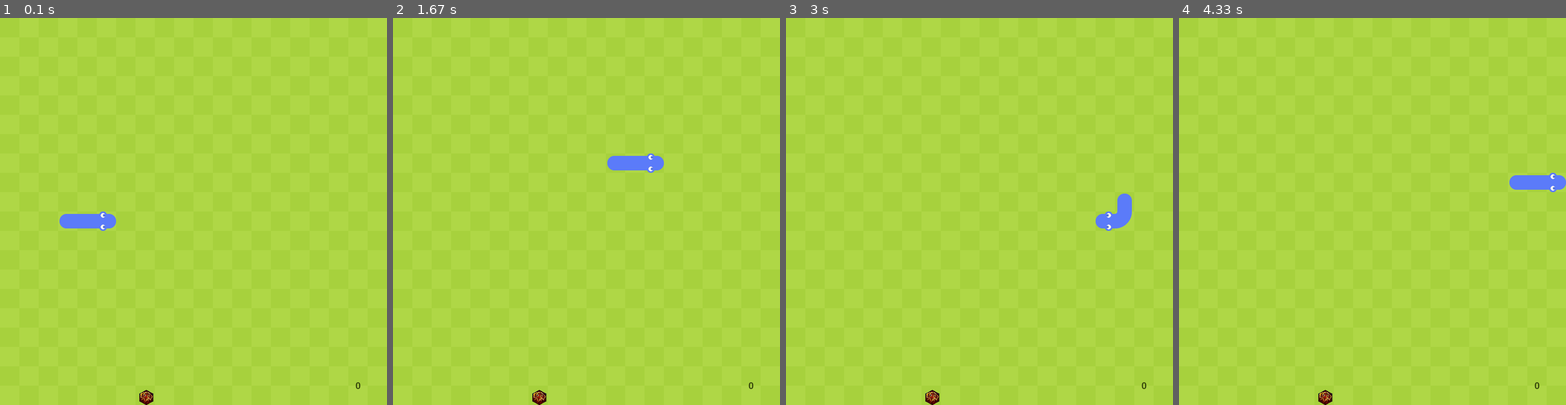
Above: before the commit, frames 1-4 (left to right).
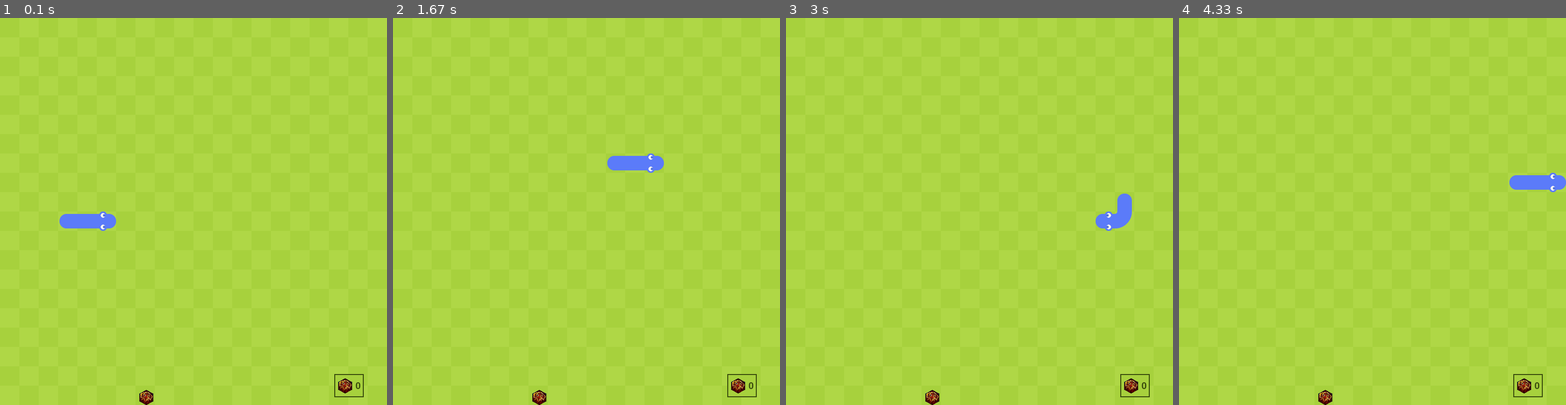
Above: after the commit, the same moments.

Repository: jcmpdx/pygame-snake
Game: pygame game, started from pygame snake.py
Two runs of this game, one before a commit and one after it. Both use one fixed random seed, a clock stepped at 60 frames per second and the inputs below.
Inputs:
- Up to frame 1 (0.1 s): no input
- Up to frame 2 (1.67 s): hold Right 0.33-0.8 s; hold Up 0.83-1.3 s; hold Right from 1.33 s (still down)
- Up to frame 3 (3 s): release Right at 1.8 s; hold Down 2.4-2.7 s; hold Left from 2.73 s (still down)
- Up to frame 4 (4.33 s): release Left at 3.13 s; hold Up 3.17-3.53 s; hold Right 3.57-4.2 s; hold Down from 4.23 s (still down)

The runs differ from the first frame. In frame 1, 0.2% of the frame differs, in the area x 86-94%, y 92-98%; in frame 2, 0.2%; in frame 3, 0.2%; in frame 4, 0.2%.

Commit message:
cleaned up score
by adding background, border, and icon

Diff:
--- a/pygame snake.py
+++ b/pygame snake.py
@@ -153,7 +153,13 @@
         score_x = int(cell_size * cell_number - 60)
         score_y = int(cell_size * cell_number - 40)
         score_rect = score_surface.get_rect(center = (score_x, score_y))
+        fruit_rect = fruit.get_rect(midright = (score_rect.left,score_rect.centery))
+        bg_rect = pygame.Rect(fruit_rect.left,fruit_rect.top,fruit_rect.width + score_rect.width + 6,fruit_rect.height)
+
+        pygame.draw.rect(screen,(167,209,61),bg_rect)
         screen.blit(score_surface, score_rect)
+        screen.blit(fruit, fruit_rect)
+        pygame.draw.rect(screen,(56,74,12),bg_rect,2)
 
 pygame.init()
 cell_size = 40
